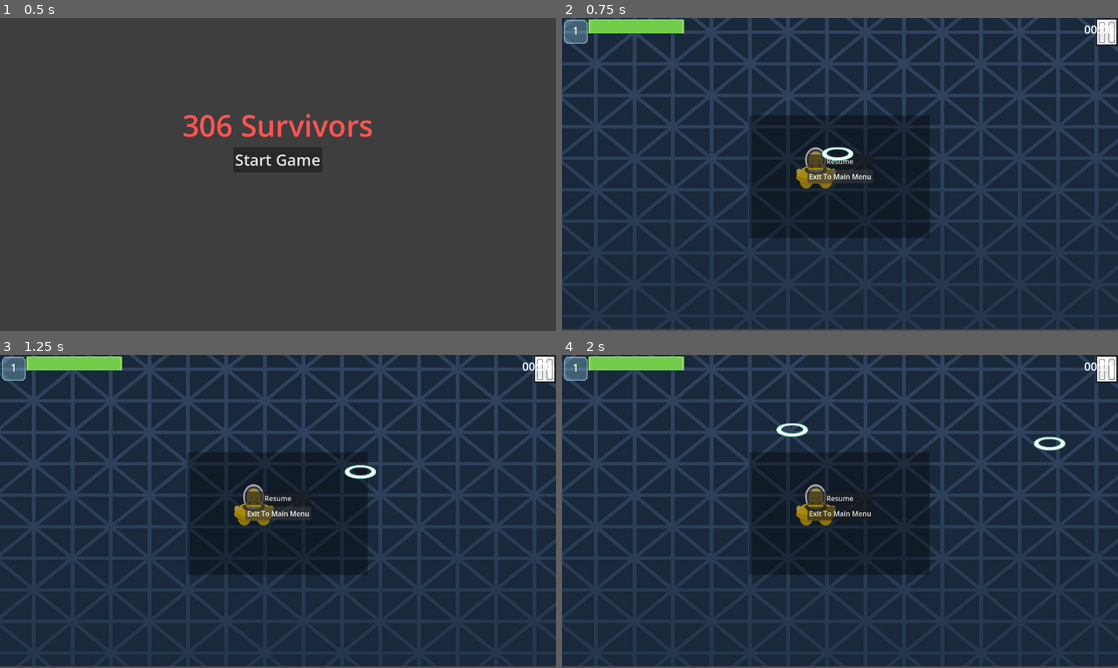
Above: before the commit, frames 1-4 (two rows, left to right).
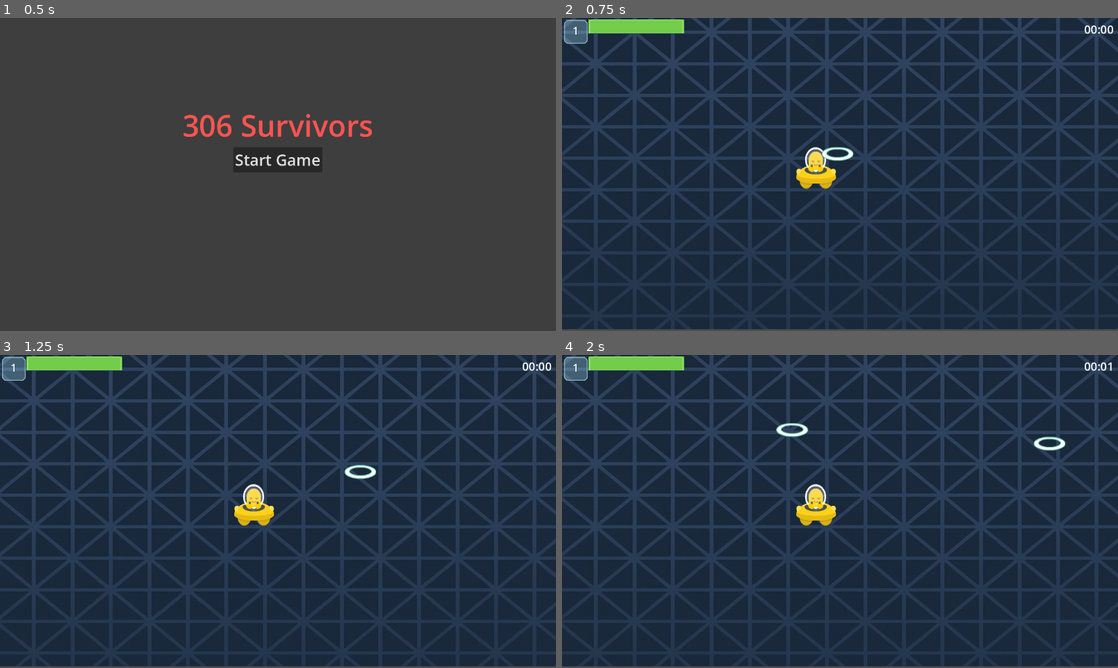
Above: after the commit, the same moments.

Repository: Ahmet-CSS/Spaceship-Game
Game: Godot game, scene res://Scenes/title_screen.tscn
Same seed, same stepped clock (60 frames per second), same inputs: the game is played once before the commit and once after it.
Inputs (mouse positions are in pixels of both pictures, inside the frame that each line leads up to):
- Up to frame 1 (0.5 s): no input
- Up to frame 2 (0.75 s): click "Start Game" at 0.5 s
- Up to frame 3 (1.25 s): no input
- Up to frame 4 (2 s): click (1106, 370) at 1.27 s

Frame 1 is identical in both runs. In frame 2, 5.1% of the frame differs, in the area x 33-100%, y 0-71%; in frame 3, 5.2%; in frame 4, 5.4%.

Commit message:
Restoring project to a previous version due to errors

Diff:
--- a/survivor/Scenes/game.tscn
+++ b/survivor/Scenes/game.tscn
@@ -8,7 +8,6 @@
 [ext_resource type="Texture2D" uid="uid://dh460ufxe77f8" path="res://Assets/SpaceAliens/backround.png" id="4_i6g32"]
 [ext_resource type="PackedScene" uid="uid://bgjhfbd64fbc1" path="res://Enemy/EnemySpawner.tscn" id="4_qcbus"]
 [ext_resource type="PackedScene" uid="uid://4gr0umo4ekb3" path="res://UI/hpxp_ui.tscn" id="7_1l0tm"]
-[ext_resource type="Texture2D" uid="uid://dymjjsb1f2j8m" path="res://Assets/SpaceAliens/Screenshot 2025-12-04 at 13.20.30.png" id="8_o5yvi"]
 [ext_resource type="PackedScene" uid="uid://c7kuvbfw07o3a" path="res://UI/detail_status_ui.tscn" id="8_v158k"]
 [ext_resource type="PackedScene" uid="uid://ykj2e76v6qrt" path="res://Assets/audio/Audio.tscn" id="10_ldgsr"]
 
@@ -32,19 +31,8 @@
 
 [node name="EnemyContainer" type="Node2D" parent="."]
 
-[node name="PauseButton" type="Button" parent="."]
-anchors_preset = 1
-anchor_left = 1.0
-anchor_right = 1.0
-offset_left = -52.0
-offset_bottom = 65.0
-grow_horizontal = 0
-icon = ExtResource("8_o5yvi")
-
 [node name="HPXP_UI" parent="." instance=ExtResource("7_1l0tm")]
 
 [node name="DetailStatus_UI" parent="." instance=ExtResource("8_v158k")]
 
 [node name="Audio" parent="." instance=ExtResource("10_ldgsr")]
-
-[node name="PauseMenu" parent="." instance=ExtResource("2_i6g32")]
--- a/survivor/UI/pause_menu.tscn
+++ b/survivor/UI/pause_menu.tscn
@@ -3,7 +3,7 @@
 [ext_resource type="Script" uid="uid://crfx33fovy38l" path="res://UI/pause_menu.gd" id="1_ltd3m"]
 [ext_resource type="AudioStream" uid="uid://bgane7ypxo7iq" path="res://Assets/audio/mixkit-clicking-on-UI-button-2037.mp3" id="2_jfm1e"]
 
-[node name="PauseMenu" type="Control" groups=["ui"]]
+[node name="PauseMenu" type="Control"]
 layout_mode = 3
 anchors_preset = 15
 anchor_right = 1.0
@@ -17,10 +17,6 @@
 anchors_preset = 15
 anchor_right = 1.0
 anchor_bottom = 1.0
-offset_left = 431.0
-offset_top = 224.0
-offset_right = -434.0
-offset_bottom = -214.0
 grow_horizontal = 2
 grow_vertical = 2
 color = Color(0, 0, 0, 0.345098)
@@ -47,9 +43,6 @@
 layout_mode = 2
 text = "Exit To Main Menu"
 
-[node name="StatsLabel" type="Label" parent="Container"]
-layout_mode = 2
-
 [node name="Click" type="AudioStreamPlayer" parent="."]
 stream = ExtResource("2_jfm1e")
 
Not shown: 1 places in survivor/Scenes/game.tscn that only renumber resources
